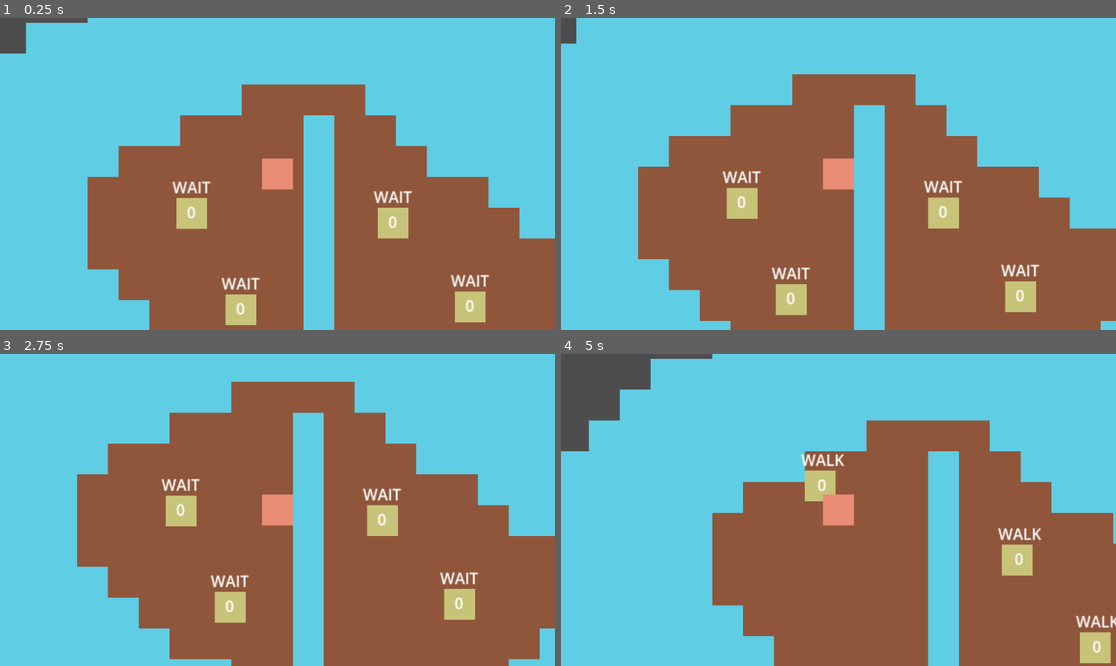
Above: before the commit, frames 1-4 (two rows, left to right).
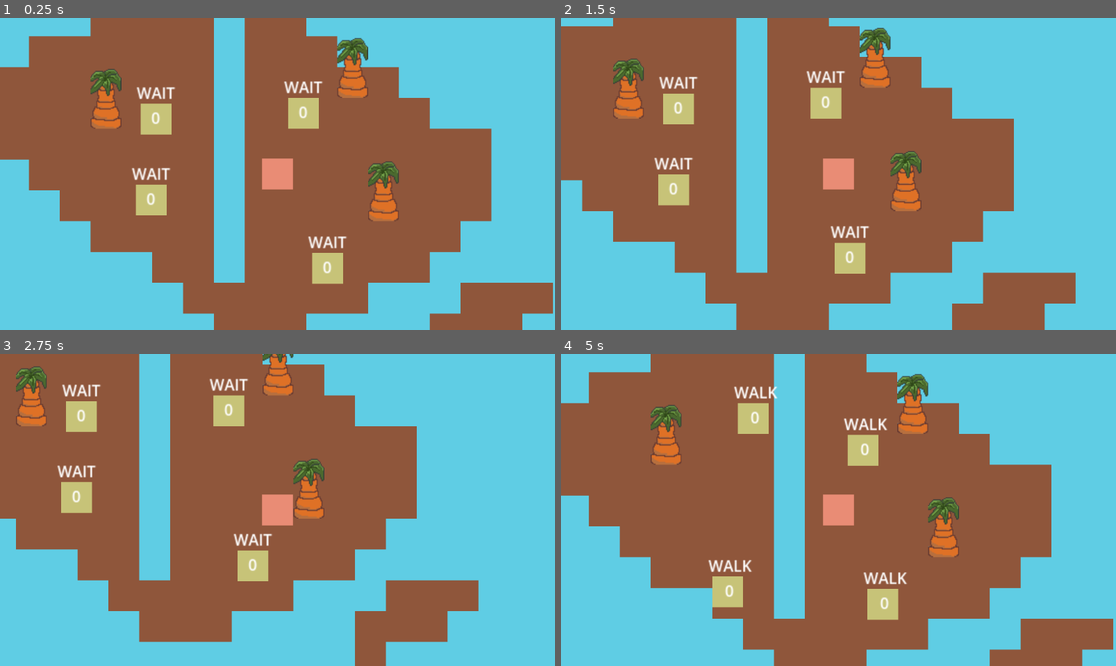
Above: after the commit, the same moments.

Repository: gentifa576/IslandSurvival
Game: Godot game, scene res://game_scene.tscn
Same seed, same stepped clock (60 frames per second), same inputs: the game is played once before the commit and once after it.
Inputs (mouse positions are in pixels of both pictures, inside the frame that each line leads up to):
- Up to frame 1 (0.25 s): no input
- Up to frame 2 (1.5 s): tap Enter at 0.5 s; move the mouse to (960, 158) at 0.52 s; hold Right (ui_right) 0.53-1.28 s; hold Space (Interact) 0.53-1.28 s; click (960, 158) at 0.67 s; move the mouse to (727, 189) at 1.27 s; hold Down (ui_down) from 1.28 s (still down); tap Space (Interact) at 1.35 s; click (727, 189) at 1.42 s
- Up to frame 3 (2.75 s): move the mouse to (333, 441) at 2.02 s; release Down (ui_down) at 2.03 s; hold Right (ui_right) from 2.03 s (still down); hold Space (Interact) from 2.03 s (still down); click (333, 441) at 2.17 s
- Up to frame 4 (5 s): move the mouse to (810, 572) at 2.77 s; release Right (ui_right) at 2.78 s; release Space (Interact) at 2.78 s; hold Up (ui_up) 2.78-3.53 s; tap Space (Interact) at 2.85, 4.35 s; click (810, 572) at 2.92 s; move the mouse to (1005, 556) at 3.52 s; hold Space (Interact) 3.53-4.28 s; hold Left (ui_left) from 3.53 s (still down); click (1005, 556) at 3.67 s; move the mouse to (672, 463) at 4.27 s; click (672, 463) at 4.42 s

The runs differ from the first frame. In frame 1, 46% of the frame differs, in the area x 0-100%, y 0-100%; in frame 2, 45%; in frame 3, 44%; in frame 4, 46%.

Commit message:
Add obstacles

Diff:
--- a/Scenes/dialog_component.tscn
+++ b/Scenes/dialog_component.tscn
@@ -3,6 +3,7 @@
 [ext_resource type="Script" path="res://Scripts/dialog_component.gd" id="1_foamn"]
 
 [node name="DialogComponent" type="Node2D"]
+visible = false
 script = ExtResource("1_foamn")
 component_type = 2
 
--- a/Scenes/npc.tscn
+++ b/Scenes/npc.tscn
@@ -9,7 +9,8 @@
 [ext_resource type="PackedScene" uid="uid://ds7n6wxr5f1wr" path="res://Scenes/States/npc_dialog_state.tscn" id="6_jrb5q"]
 
 [node name="NPC" instance=ExtResource("1_foj0a")]
-collision_mask = 1
+z_index = 10
+collision_layer = 1024
 
 [node name="ColorRect" parent="CharacterSprite" index="0"]
 color = Color(0.780392, 0.764706, 0.470588, 1)
--- a/Scenes/player.tscn
+++ b/Scenes/player.tscn
@@ -7,11 +7,12 @@
 [ext_resource type="PackedScene" uid="uid://midd2jtm5y3i" path="res://Scenes/States/player_walking_state.tscn" id="5_txu31"]
 
 [node name="Player" instance=ExtResource("1_s4ips")]
-collision_mask = 1
+z_index = 10
+collision_layer = 512
 
 [node name="InteractDetection" type="RayCast2D" parent="." index="2"]
 target_position = Vector2(0, 32)
-collision_mask = 2
+collision_mask = 1024
 
 [node name="MovementComponent" parent="ComponentContainer" index="0" node_paths=PackedStringArray("interaction_detector", "target") instance=ExtResource("2_t3ryb")]
 speed = 3200
--- a/Scenes/state_manager.tscn
+++ b/Scenes/state_manager.tscn
@@ -1,6 +1,6 @@
 [gd_scene load_steps=2 format=3 uid="uid://byn5bedg051p"]
 
-[ext_resource type="Script" path="res://Scripts/StateManager.gd" id="1_2o8k4"]
+[ext_resource type="Script" path="res://Scripts/state_manager.gd" id="1_upj5u"]
 
 [node name="StateManager" type="Node2D"]
-script = ExtResource("1_2o8k4")
+script = ExtResource("1_upj5u")
--- a/Scenes/world.tscn
+++ b/Scenes/world.tscn
@@ -1,13 +1,8 @@
-[gd_scene load_steps=7 format=3 uid="uid://cb3y0bw1vq1ct"]
+[gd_scene load_steps=6 format=3 uid="uid://cb3y0bw1vq1ct"]
 
 [ext_resource type="Script" path="res://Scripts/world.gd" id="1_ecra8"]
 [ext_resource type="Texture2D" uid="uid://b5cm3oarw261l" path="res://Asset/Image/tileset.png" id="2_kn07r"]
 [ext_resource type="Script" path="res://Scenes/tile_map.gd" id="3_8s1vp"]
-
-[sub_resource type="NavigationPolygon" id="NavigationPolygon_vv4qj"]
-vertices = PackedVector2Array(-16, -16, 16, -16, 16, 16, -16, 16)
-polygons = Array[PackedInt32Array]([PackedInt32Array(0, 1, 2, 3)])
-outlines = Array[PackedVector2Array]([PackedVector2Array(-16, -16, 16, -16, 16, 16, -16, 16)])
 
 [sub_resource type="TileSetAtlasSource" id="TileSetAtlasSource_hni7k"]
 texture = ExtResource("2_kn07r")
@@ -15,17 +10,26 @@
 0:0/0 = 0
 0:0/0/physics_layer_0/linear_velocity = Vector2(0, 0)
 0:0/0/physics_layer_0/angular_velocity = 0.0
-0:0/0/navigation_layer_0/polygon = SubResource("NavigationPolygon_vv4qj")
 0:0/0/custom_data_0 = true
 1:0/0 = 0
 1:0/0/physics_layer_0/linear_velocity = Vector2(0, 0)
 1:0/0/physics_layer_0/angular_velocity = 0.0
 1:0/0/physics_layer_0/polygon_0/points = PackedVector2Array(-16, -16, 16, -16, 16, 16, -16, 16)
+2:0/0 = 0
+2:0/0/z_index = 10
+2:0/0/physics_layer_0/linear_velocity = Vector2(0, 0)
+2:0/0/physics_layer_0/angular_velocity = 0.0
+2:0/0/physics_layer_0/polygon_0/points = PackedVector2Array(-9.07603, -16, -9.07603, -13.3635, -10.1897, -7.57264, -13.5305, -3.34087, -13.4192, 3.22951, -14.0873, 5.12267, -16, 5.23403, -16, 14.143, -13.1964, 16, 12.751, 16, 16, 13.6976, 16, 4.89994, 13.6419, 4.23177, 13.7532, 2.6727, 13.7532, -3.22951, 10.0783, -7.12719, 9.18739, -13.0294, 8.51922, -16)
+3:0/0 = 0
+3:0/0/z_index = 100
+3:0/0/physics_layer_0/linear_velocity = Vector2(0, 0)
+3:0/0/physics_layer_0/angular_velocity = 0.0
+3:0/0/custom_data_0 = true
 
 [sub_resource type="TileSet" id="TileSet_6k3ug"]
 tile_size = Vector2i(32, 32)
 physics_layer_0/collision_layer = 1
-navigation_layer_0/layers = 1
+physics_layer_0/collision_mask = 0
 custom_data_layer_0/name = "walkable"
 custom_data_layer_0/type = 1
 sources/2 = SubResource("TileSetAtlasSource_hni7k")
@@ -36,5 +40,20 @@
 [node name="TileMap" type="TileMap" parent="."]
 tile_set = SubResource("TileSet_6k3ug")
 format = 2
+layer_0/name = "Floor"
 layer_0/tile_data = PackedInt32Array(655374, 2, 0, 589838, 2, 0, 524302, 2, 0, 458766, 2, 0, 393231, 2, 0, 327695, 2, 0 …(9407 unchanged characters)…
+layer_1/name = "Obstacle"
+layer_1/enabled = true
+layer_1/modulate = Color(1, 1, 1, 1)
+layer_1/y_sort_enabled = false
+layer_1/y_sort_origin = 0
+layer_1/z_index = 1
+layer_1/tile_data = PackedInt32Array(720919, 131074, 0, 524302, 131074, 0, 458774, 131074, 0)
+layer_2/name = "Player Transparent"
+layer_2/enabled = true
+layer_2/modulate = Color(1, 1, 1, 1)
+layer_2/y_sort_enabled = false
+layer_2/y_sort_origin = 0
+layer_2/z_index = 2
+layer_2/tile_data = PackedInt32Array(393238, 196610, 0, 655383, 196610, 0, 458766, 196610, 0)
 script = ExtResource("3_8s1vp")
--- a/Scripts/astar_pathfinding.gd
+++ b/Scripts/astar_pathfinding.gd
@@ -11,7 +11,7 @@
 
 func add_points():
 	for cell in used_cells:
-		if get_cell_tile_data(0, cell).get_custom_data("walkable"):
+		if walkable_cell(cell):
 			alg.add_point(id(cell), cell, 1.0)
 
 func connect_points():
@@ -19,7 +19,7 @@
 		var neighbors = [Vector2i.LEFT, Vector2i.RIGHT, Vector2i.UP, Vector2i.DOWN]
 		for neighbor in neighbors:
 			var next_cell = cell + neighbor
-			if used_cells.has(next_cell) && get_cell_tile_data(0, cell).get_custom_data("walkable") && get_cell_tile_data(0, next_cell).get_custom_data("walkable"):
+			if used_cells.has(next_cell) && walkable_cell(cell) && walkable_cell(next_cell):
 				alg.connect_points(id(cell), id(next_cell), false)
 
 func get_pathfind(start, end):
@@ -30,3 +30,8 @@
 
 func id(point):
 	return (point.x + point.y) * (point.x + point.y + 1) / 2 + point.y
+
+func walkable_cell(cell):
+	if get_cell_tile_data(1,cell):
+		return false
+	return get_cell_tile_data(0, cell).get_custom_data("walkable")
--- a/Scripts/world.gd
+++ b/Scripts/world.gd
@@ -35,10 +35,10 @@
 #	print(path)
 	return path
 
-func _input(event):
-	if event is InputEventMouseButton && event.button_index == MOUSE_BUTTON_LEFT:
-		if event.pressed:
-			start = local_to_map_coord(event.global_position)
-		else:
-			end = local_to_map_coord(event.global_position)
+#func _input(event):
+#	if event is InputEventMouseButton && event.button_index == MOUSE_BUTTON_LEFT:
+#		if event.pressed:
+#			start = local_to_map_coord(event.global_position)
+#		else:
+#			end = local_to_map_coord(event.global_position)
 #			print(get_pathfind(start, end))
--- a/game_scene.tscn
+++ b/game_scene.tscn
@@ -9,7 +9,7 @@
 [node name="World" parent="." instance=ExtResource("1_esoee")]
 
 [node name="NPC" parent="." node_paths=PackedStringArray("curr_world") instance=ExtResource("3_5xqrj")]
-position = Vector2(460, 262)
+position = Vector2(516, 278)
 curr_world = NodePath("../World")
 
 [node name="NPC2" parent="." node_paths=PackedStringArray("curr_world") instance=ExtResource("3_5xqrj")]
@@ -21,8 +21,8 @@
 curr_world = NodePath("../World")
 
 [node name="NPC4" parent="." node_paths=PackedStringArray("curr_world") instance=ExtResource("3_5xqrj")]
-position = Vector2(749, 359)
+position = Vector2(694, 433)
 curr_world = NodePath("../World")
 
 [node name="Player" parent="." instance=ExtResource("2_jtc5r")]
-position = Vector2(549, 221)
+position = Vector2(642, 335)
--- a/project.godot
+++ b/project.godot
@@ -61,7 +61,10 @@
 
 [layer_names]
 
-2d_navigation/layer_1="Pathfinding"
+2d_physics/layer_1="Tiles"
+2d_physics/layer_2="Obstacles"
+2d_physics/layer_10="Player"
+2d_physics/layer_11="NPC"
 
 [rendering]
 
Binary file changed: Asset/Image/tileset.aseprite
Binary file changed: Asset/Image/tileset.png
Renamed: Scripts/StateManager.gd -> Scripts/state_manager.gd
